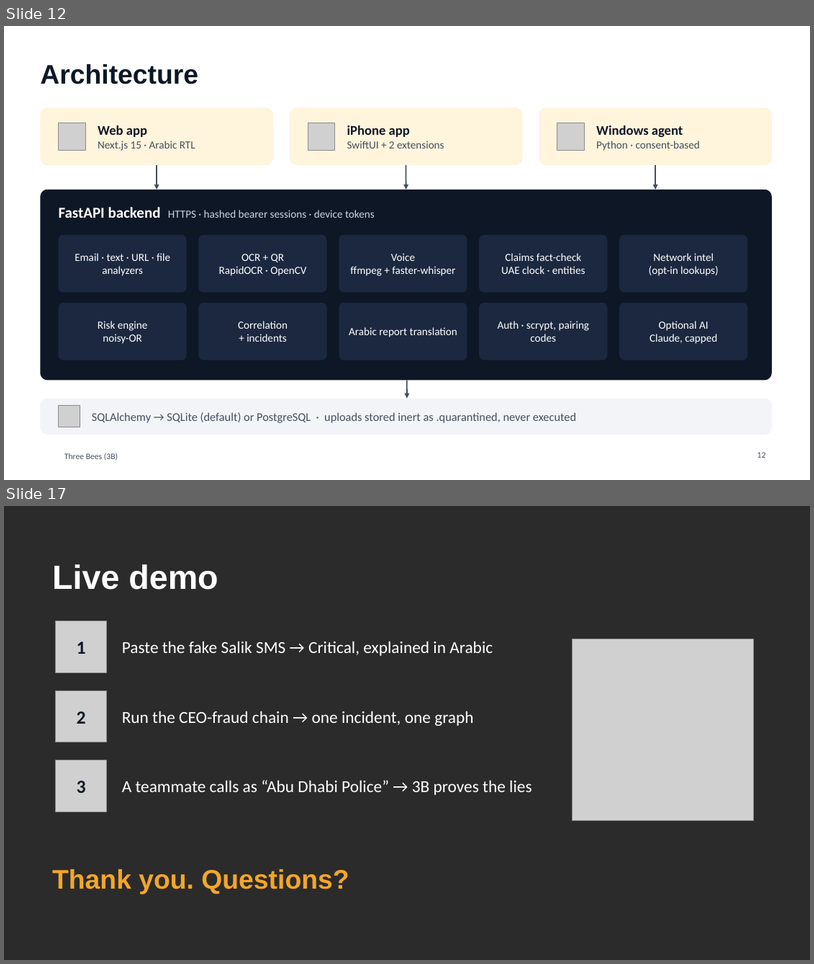
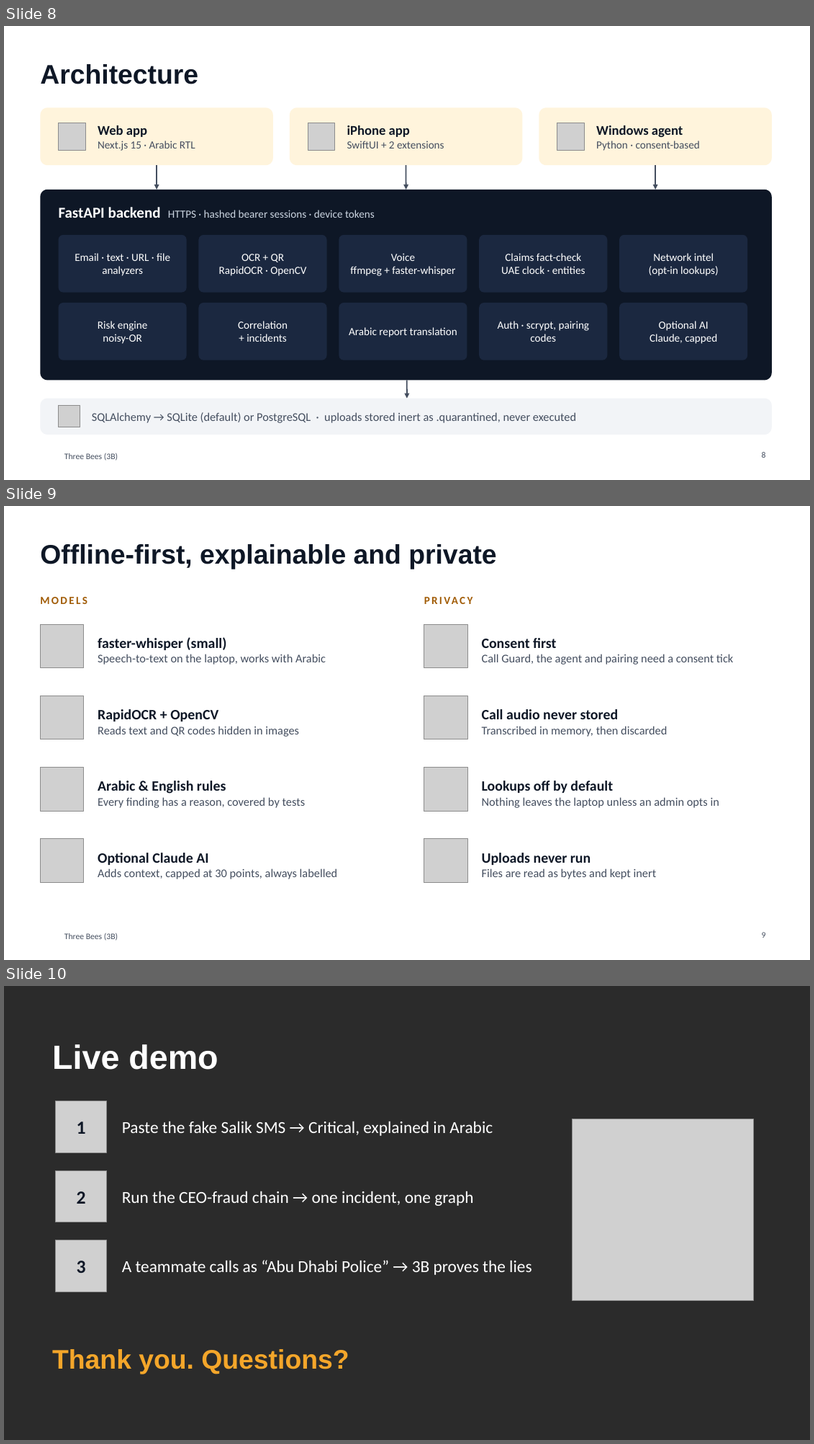
Before and after one commit to Mezx-1/three-bees, a slide deck: docs/presentation/ThreeBees_3B.pptx. Shown one above the other, each under a label of ours: slides 12 and 17 before the commit, slides 8, 9 and 10 after it; the slides between them are not shown. The pictures are 814x964 and 814x1444 pixels, drawn with LibreOffice and Linux fonts; fonts in the diff are those of the drawing; grey boxes stand for pictures; background and template pictures are left out; a plain dark background stands for a picture behind light text. Boxes give left, top, right and bottom in pixels: in the first picture for what was removed or moved away, otherwise in the second. Text is boxed around its words. In the diff, an @@ line names an element or a change of style, - is before the commit and + after.

```diff
--- a/docs/presentation/ThreeBees_3B.pptx
+++ b/docs/presentation/ThreeBees_3B.pptx
@@ slide 9 added at (x1=4, y1=506, x2=810, y2=960), background #FFFFFF; not listed: 1 template element that a slide beside it also shows @@
@@ title added at (x1=40, y1=544, x2=496, y2=569), 32 pt, text #0E1726, bold @@
+Offline-first, explainable and private
@@ text added at (x1=40, y1=597, x2=88, y2=604), 13 pt, text #A15C07, bold @@
+MODELS
@@ text added at (x1=424, y1=594, x2=775, y2=615), 13 pt, text #A15C07, bold @@
+PRIVACY
@@ picture added at (x1=40, y1=625, x2=84, y2=668) @@
@@ picture added at (x1=424, y1=625, x2=468, y2=668) @@
@@ text added at (x1=98, y1=637, x2=326, y2=664), 14 pt, text #444E5F @@
+faster-whisper (small)
+Speech-to-text on the laptop, works with Arabic
@@ text added at (x1=482, y1=638, x2=733, y2=664), 14 pt, text #444E5F @@
+Consent first
+Call Guard, the agent and pairing need a consent tick
@@ picture added at (x1=40, y1=696, x2=84, y2=739) @@
@@ picture added at (x1=424, y1=696, x2=468, y2=739) @@
@@ text added at (x1=98, y1=709, x2=299, y2=736), 14 pt, text #444E5F @@
+RapidOCR + OpenCV
+Reads text and QR codes hidden in images
@@ text added at (x1=482, y1=709, x2=667, y2=736), 14 pt, text #444E5F @@
+Call audio never stored
+Transcribed in memory, then discarded
@@ picture added at (x1=40, y1=767, x2=84, y2=811) @@
@@ text added at (x1=98, y1=780, x2=306, y2=808), 14 pt, text #444E5F @@
+Arabic & English rules
+Every finding has a reason, covered by tests
@@ picture added at (x1=424, y1=767, x2=468, y2=811) @@
@@ text added at (x1=482, y1=780, x2=720, y2=808), 14 pt, text #444E5F @@
+Lookups off by default
+Nothing leaves the laptop unless an admin opts in
@@ picture added at (x1=40, y1=839, x2=84, y2=883) @@
@@ picture added at (x1=424, y1=839, x2=468, y2=883) @@
@@ text added at (x1=98, y1=852, x2=338, y2=879), 14 pt, text #444E5F @@
+Optional Claude AI
+Adds context, capped at 30 points, always labelled
@@ text added at (x1=482, y1=852, x2=657, y2=879), 14 pt, text #444E5F @@
+Uploads never run
+Files are read as bytes and kept inert
@@ page number added at (x1=762, y1=932, x2=766, y2=937), 10 pt, text #444E5F @@
+9
@@ what was slide 12 is now slide 8 @@
@@ page number at (x1=762, y1=452, x2=766, y2=457): text changed @@
-12
+8
@@ what was slide 17 is now slide 10 @@
```
Also in this commit, not shown: 1 slide changed, 1 other slide added, 9 slides removed.
